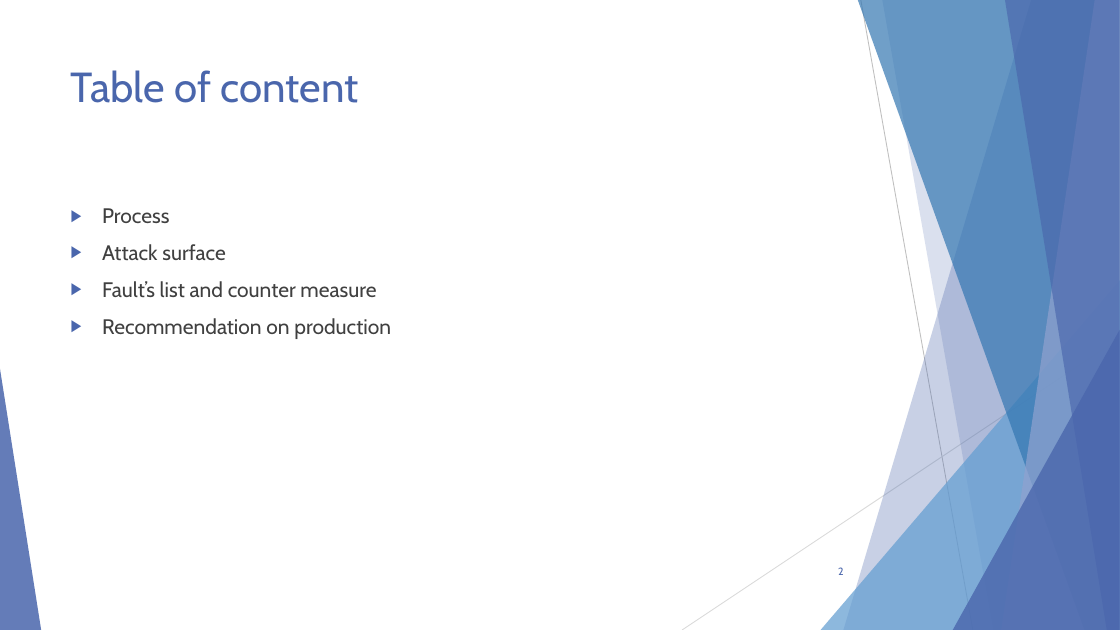
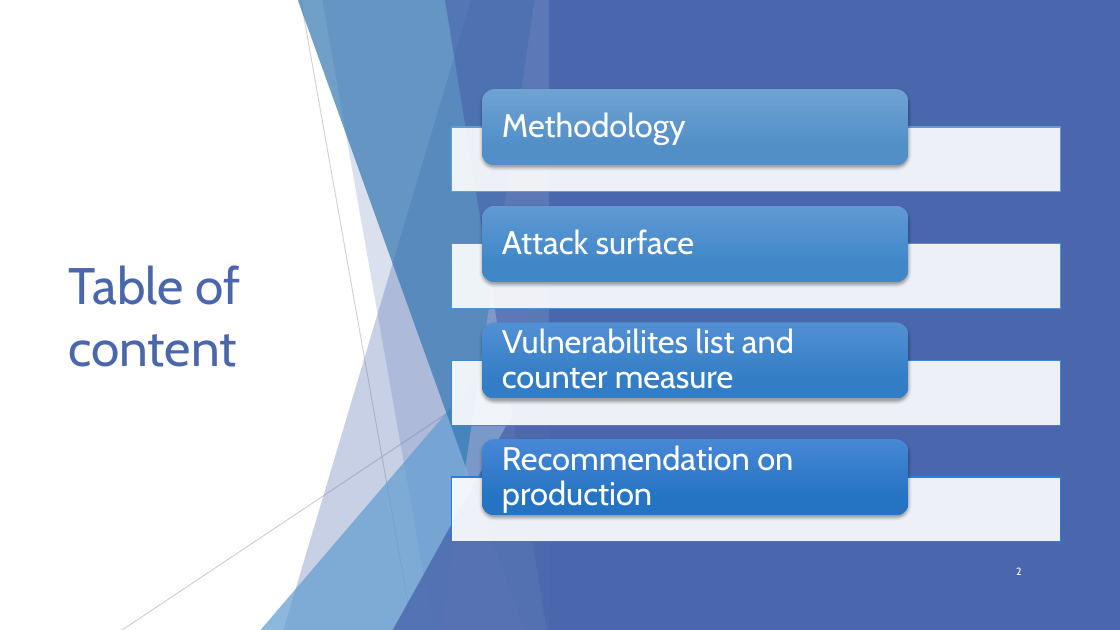
Before and after one commit to alexandreAubois/Secu_linux, a slide deck: slide 2 of Projet-Linux.pptx. Drawn at 1120x630 pixels with LibreOffice and Linux fonts; fonts in the diff are those of the drawing. Boxes give left, top, right and bottom in pixels: in the first picture for what was removed or moved away, otherwise in the second. Text is boxed around its words. In the diff, an @@ line names an element or a change of style, - is before the commit and + after.

Commit message:
push

```diff
--- a/Projet-Linux.pptx
+++ b/Projet-Linux.pptx
@@ rectangle added at (0,0,1120,630), fill #FFFFFF @@
@@ rectangle added at (549,0,1120,630), fill #4A66AC @@
@@ title "Table of content": place and size @@
-title "Table of content" at (71,70,359,103)
+title "Table of content" at (68,265,240,367)
@@ title "Table of content" at (68,265,240,367): size 36 to 44 pt; vertical alignment top to middle @@
@@ text removed at (102,208,391,339) @@
-▶ Process
-▶ Attack surface
-▶ Fault’s list and counter measure
-▶ Recommendation on production
@@ group added at (122,0,560,630): 5 freeform shapes, 2 lines, 2 triangles @@
@@ group added at (452,89,1061,542): 4 rectangles, 4 rounded rectangles, 4 texts @@
+Methodology
+Attack surface
+Vulnerabilites list and counter measure
+Recommendation on production
@@ page number: place and size @@
-page number at (838,567,844,575)
+page number at (1016,567,1022,575)
@@ page number at (1016,567,1022,575): text colour #4A66AC to #FFFFFF; more space between paragraphs @@
```
Also in this commit, not shown: 7 other slides changed, 1 slide added.
